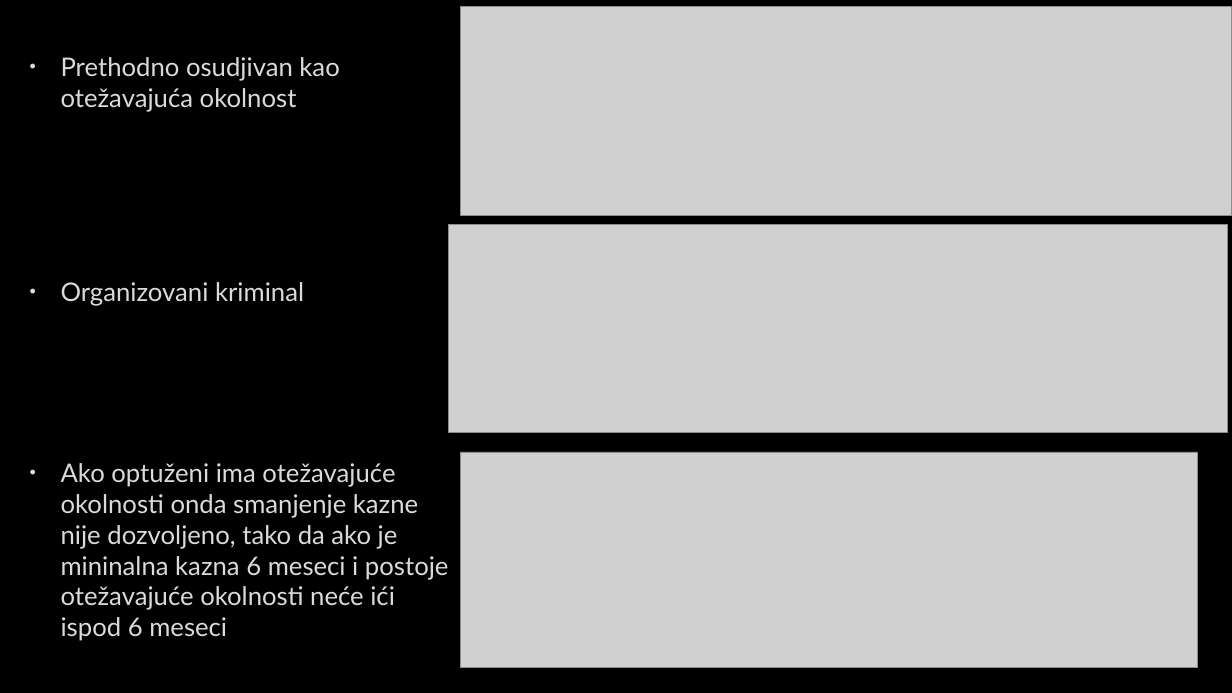
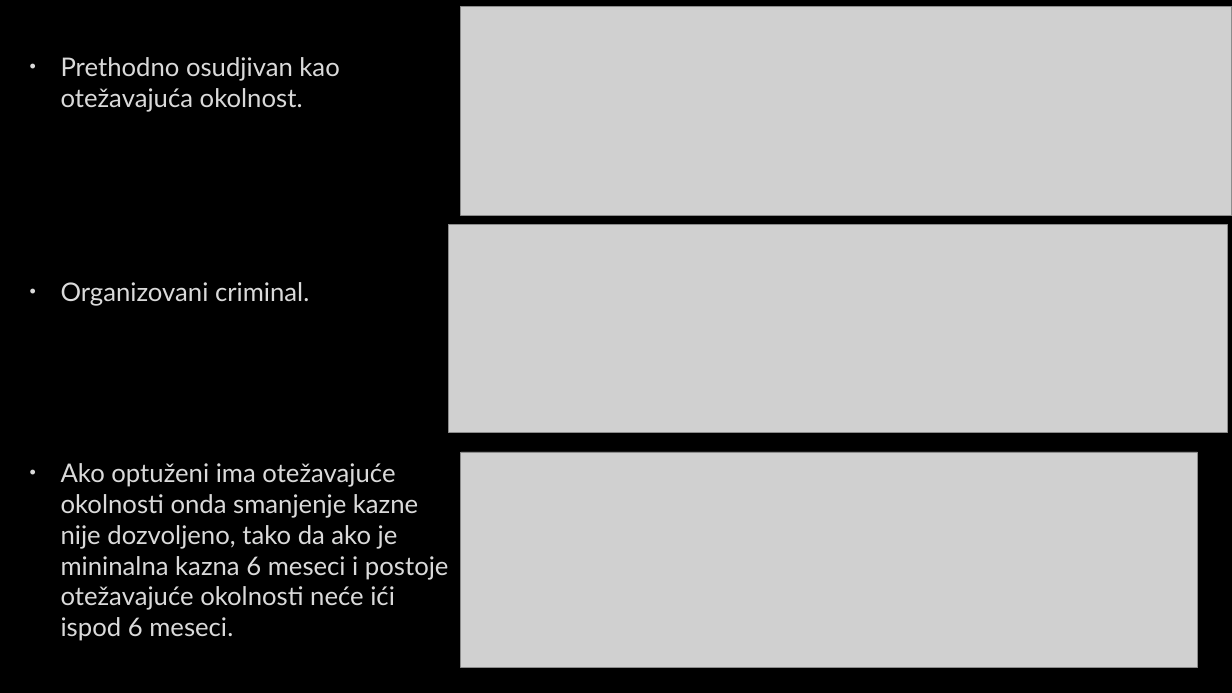
Before and after one commit to urospetraskovic/PravnaInformatikaTeam8, a slide deck: slide 23 of Project/Prezentacija.pptx. Drawn at 1232x693 pixels with LibreOffice and Linux fonts; fonts in the diff are those of the drawing; grey boxes stand for pictures; background and template pictures are left out. Boxes give left, top, right and bottom in pixels: in the first picture for what was removed or moved away, otherwise in the second. Text is boxed around its words. In the diff, an @@ line names an element or a change of style, - is before the commit and + after.

```diff
--- a/Project/Prezentacija.pptx
+++ b/Project/Prezentacija.pptx
@@ text at (61, 57, 339, 112): text changed @@
-• Prethodno osudjivan kao otežavajuća okolnost
+• Prethodno osudjivan kao otežavajuća okolnost.
@@ text at (61, 282, 309, 306): text changed @@
-• Organizovani kriminal
+• Organizovani criminal.
@@ text at (61, 463, 449, 641): text changed @@
-• Ako optuženi ima otežavajuće okolnosti onda smanjenje kazne nije dozvoljeno, tako da ako je mininalna kazna 6 meseci i postoje otežavajuće okolnosti neće ići ispod 6 meseci
+• Ako optuženi ima otežavajuće okolnosti onda smanjenje kazne nije dozvoljeno, tako da ako je mininalna kazna 6 meseci i postoje otežavajuće okolnosti neće ići ispod 6 meseci.
```
Also in this commit, not shown: 44 other slides changed.
